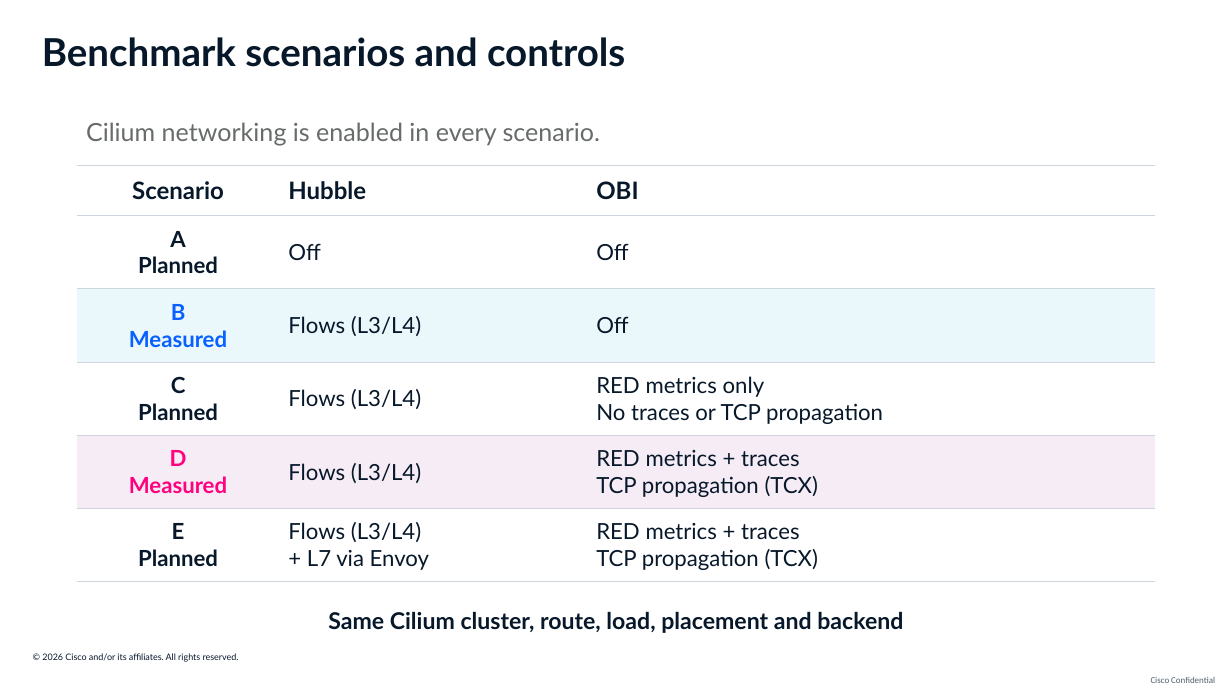
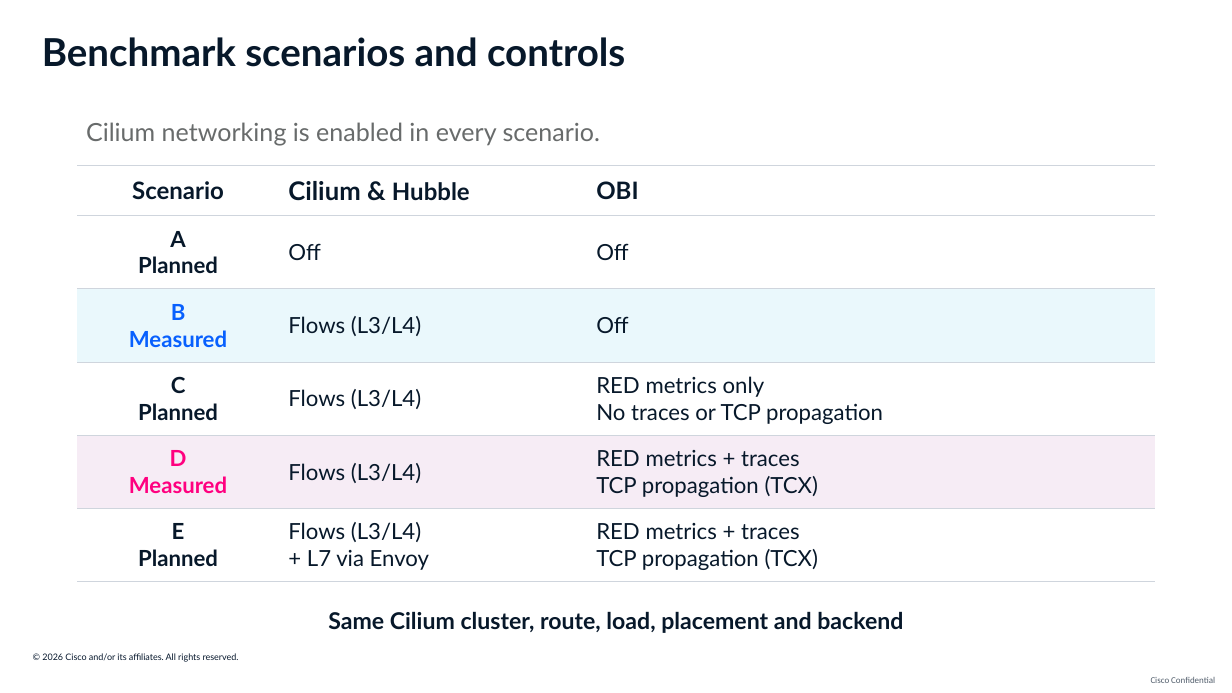
Before and after one commit to ajimenez1503/cilium-obi-demo, a slide deck: slide 25 of slides/cilium-obi-session-deck-latest.pptx. Drawn at 1232x693 pixels with LibreOffice and Linux fonts; fonts in the diff are those of the drawing; background and template pictures are left out. Boxes give left, top, right and bottom in pixels: in the first picture for what was removed or moved away, otherwise in the second. Text is boxed around its words. In the diff, an @@ line names an element or a change of style, - is before the commit and + after.

```diff
--- a/slides/cilium-obi-session-deck-latest.pptx
+++ b/slides/cilium-obi-session-deck-latest.pptx
@@ table at [77,165,1155,581] @@
-row 1, column 2: Hubble
+row 1, column 2: Cilium & Hubble
```
Also in this commit, not shown: 2 other slides changed, 1 slide added, 1 slide removed.
